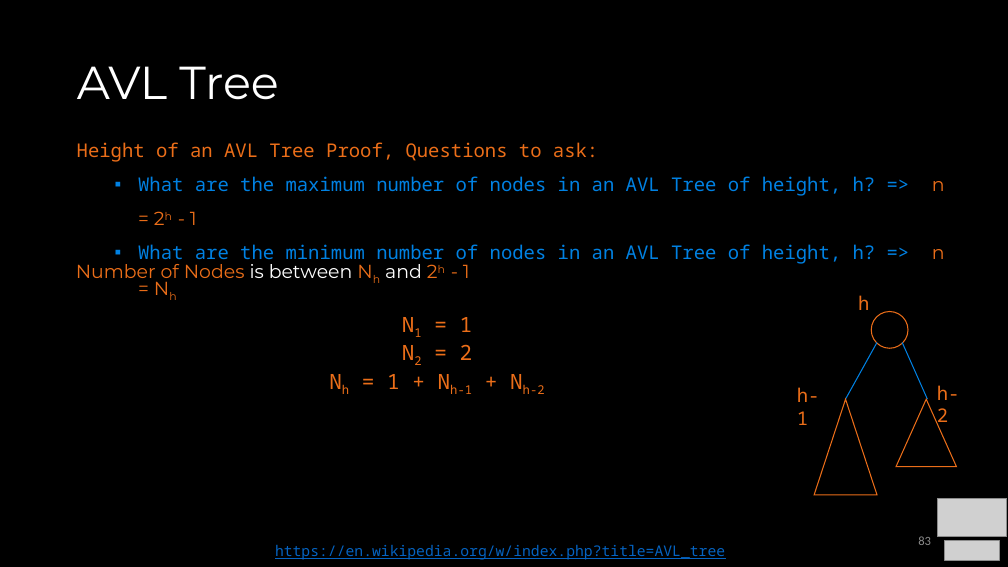
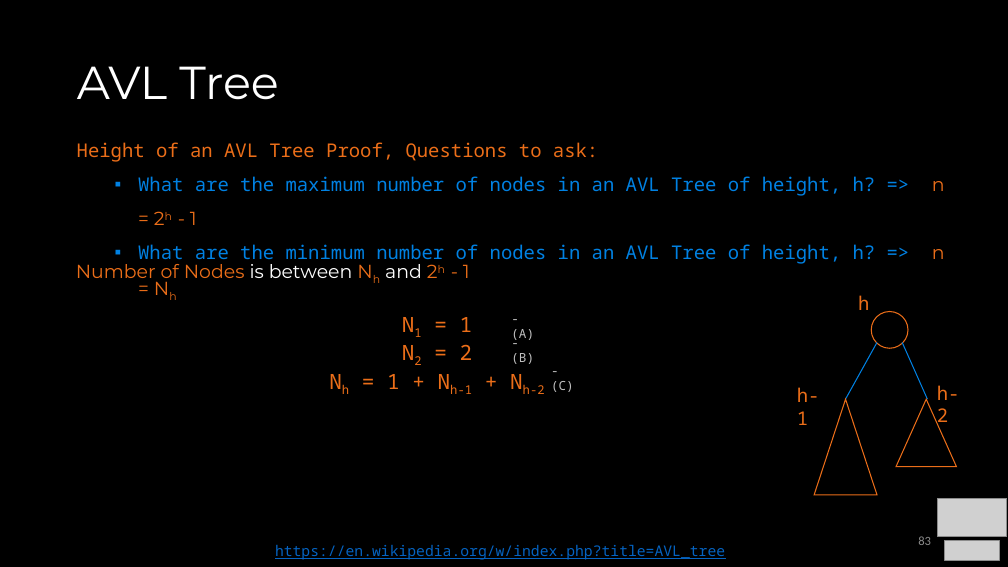
Before and after one commit to COP3530/Instructional-Content, a slide deck: slide 83 of Slides/Slides-PPT/4 - Balanced Trees.pptx. Drawn at 1008x567 pixels with LibreOffice and Linux fonts; fonts in the diff are those of the drawing; grey boxes stand for pictures. Boxes give left, top, right and bottom in pixels: in the first picture for what was removed or moved away, otherwise in the second. Text is boxed around its words. In the diff, an @@ line names an element or a change of style, - is before the commit and + after.

```diff
--- a/Slides/Slides-PPT/4 - Balanced Trees.pptx
+++ b/Slides/Slides-PPT/4 - Balanced Trees.pptx
@@ text added at (511,329,534,340), 12 pt, text #BFBFBF @@
+- (A)
@@ text added at (511,353,534,364), 12 pt, text #BFBFBF @@
+- (B)
@@ text added at (551,381,574,392), 12 pt, text #BFBFBF @@
+- (C)
```
Also in this commit, not shown: 18 other slides changed, 1 slide removed, 1 other file.
